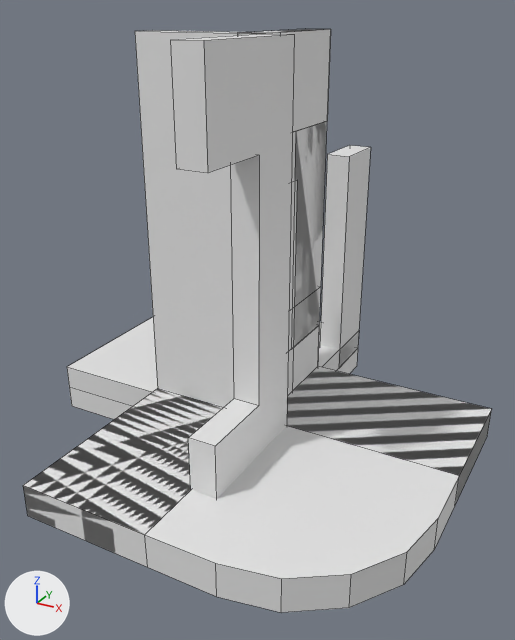
Two versions of the FBX model Export Art/Motel/MotelKit/MotelKit.fbx, one commit apart.
One viewpoint serves both versions: a 50 mm camera at (2.24, -4.17, 3.15) aimed at (-0.12, 0.12, 1.01). The axes (+X, +Y, +Z) are drawn at lower left. The lights are the same throughout. The older version comes first. Mesh edges are drawn as thin lines. Where no turn or scale is listed for an object, it has been applied to the vertices.

The first picture shows 'MO_Door', 'MO_Floor', 'MO_Roof', 'MO_SW_Corner', 'MO_WA_Corner', 'MO_WA_WinLeft', 'MO_WA_WinRight' and 1 more.
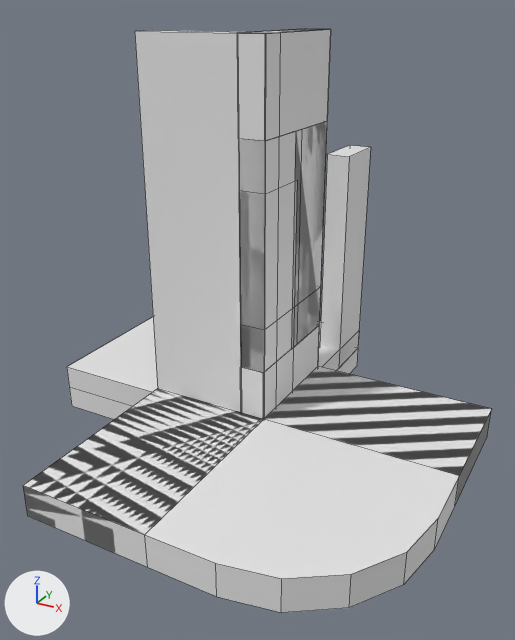
Where the newer file only moved an object's origin or applied its transform, the numbers keep the older frame.

What the commit changed:
me_cube_001 is used by ob_mo_wa_winleft; location (0.0, 0.0, 0.0).
me_cube_001 had 16 vertices, 10 faces and spanned x 0.0..0.2, y -1.0..0.0, z 0.0..3.0.
me_cube_001 now has 16 vertices, 10 faces and spans x -0.2..0.0, y 0.0..1.0, z 0.0..3.0.
me_cube_001 part 1: the whole mesh is moved by (-0.2, 1.0, 0.0).

What differs and where, as boxes [x1, y1, x2, y2] in the pictures (515 x 640 px):
'MO_WA_WinLeft', moved: before [170, 34, 294, 499]; after [237, 29, 329, 419]
'MO_WA_WinRight', unchanged, uncovered by the edit: before [266, 29, 331, 396]; after [264, 29, 331, 419]
